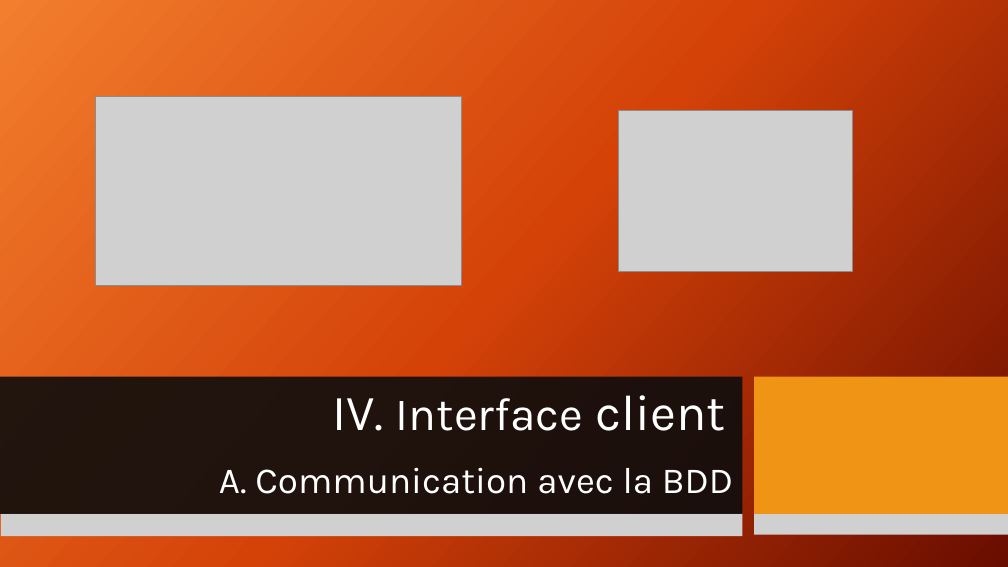
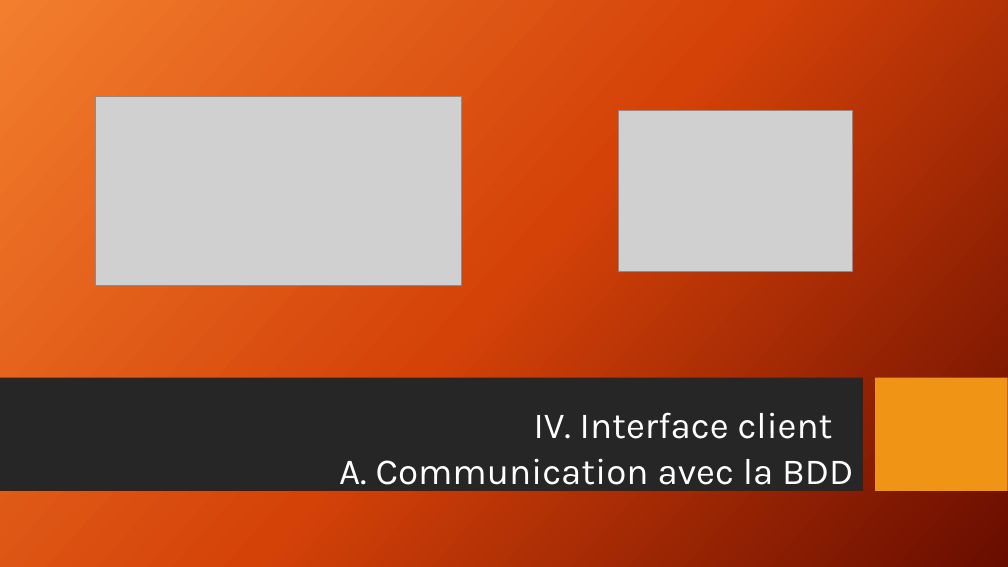
Before and after one commit to maximelarrieu/b1a_connected_plant, a slide deck: slide 9 of Dossier technique/Slides.pptx. Drawn at 1008x567 pixels with LibreOffice and Linux fonts; fonts in the diff are those of the drawing; grey boxes stand for pictures; background and template pictures are left out. Boxes give left, top, right and bottom in pixels: in the first picture for what was removed or moved away, otherwise in the second. Text is boxed around its words. In the diff, an @@ line names an element or a change of style, - is before the commit and + after.

```diff
--- a/Dossier technique/Slides.pptx
+++ b/Dossier technique/Slides.pptx
@@ rectangle removed at (0,0,1008,567) @@
@@ rectangle: place and size @@
-rectangle at (0,51,863,164)
+rectangle at (0,378,863,492)
@@ rectangle removed at (0,377,743,514) @@
@@ rectangle removed at (755,377,1008,514) @@
@@ rectangle: place and size @@
-rectangle at (876,51,1008,164)
+rectangle at (876,378,1008,492)
@@ text "IV. Interface client": place and size @@
-text "IV. Interface client" at (332,395,725,431)
+text "IV. Interface client" at (534,412,833,439)
@@ text "IV. Interface client" at (534,412,833,439): size 48 to 35 pt in "IV. client"; size 44 to 35 pt in "Interface"; alignment right to left; line spacing 0.9 to 1; vertical alignment bottom to top @@
@@ text "A. Communication avec la BDD" rewrapped from (219,467,733,494) to (339,458,853,494) @@
@@ picture removed at (1,513,743,536) @@
@@ picture removed at (755,512,1008,535) @@
```
Also in this commit, not shown: 6 other slides changed, 1 slide added.
